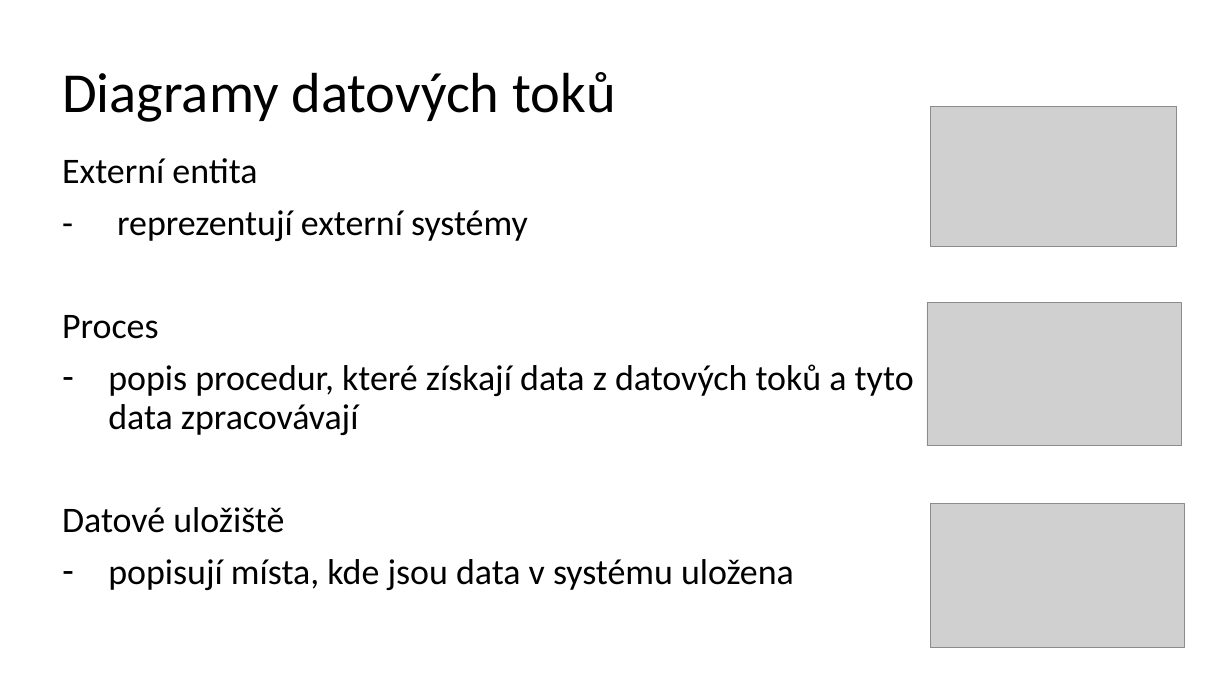
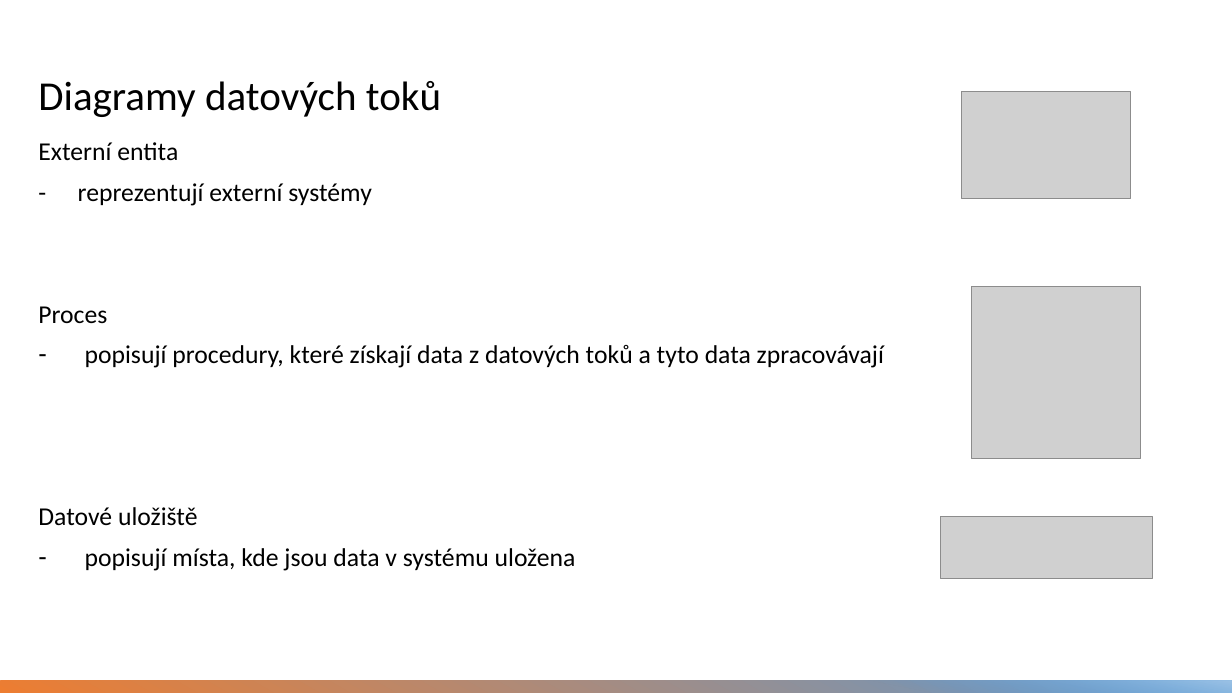
Before and after one commit to hradma10/6.semestr, a slide deck: slide 4 of SBP/Prezentace SBP Hradílek.pptx. Drawn at 1232x693 pixels with LibreOffice and Linux fonts; fonts in the diff are those of the drawing; grey boxes stand for pictures. Boxes give left, top, right and bottom in pixels: in the first picture for what was removed or moved away, otherwise in the second. Text is boxed around its words. In the diff, an @@ line names an element or a change of style, - is before the commit and + after.

```diff
--- a/SBP/Prezentace SBP Hradílek.pptx
+++ b/SBP/Prezentace SBP Hradílek.pptx
@@ title "Diagramy datových toků": place and size @@
-title "Diagramy datových toků" at bbox=[62, 72, 615, 122]
+title "Diagramy datových toků" at bbox=[38, 81, 441, 117]
@@ title "Diagramy datových toků" at bbox=[38, 81, 441, 117]: size 44 to 32 pt; vertical alignment middle to bottom @@
@@ picture: place and size @@
-picture at bbox=[932, 106, 1177, 247]
+picture at bbox=[962, 91, 1131, 199]
@@ text "Externí entita": place and size @@
-text "Externí entita" at bbox=[62, 158, 914, 590]
+text "Externí entita" at bbox=[38, 142, 884, 571]
@@ text at bbox=[38, 142, 576, 571]: size 28 to 20 pt in "Externí entita", "- reprezentují externí systémy", "Proces", "Datové uložiště" and 1 more places @@
@@ picture: place and size @@
-picture at bbox=[927, 302, 1181, 445]
+picture at bbox=[972, 287, 1141, 459]
@@ text at bbox=[85, 345, 884, 368]: text changed; size 28 to 20 pt @@
-– popis procedur, které získají data z datových toků a tyto data zpracovávají
+– popisují procedury, které získají data z datových toků a tyto data zpracovávají
@@ picture: place and size @@
-picture at bbox=[931, 504, 1185, 647]
+picture at bbox=[941, 517, 1153, 579]
@@ rectangle added at bbox=[0, 681, 1232, 693], fill gradient #ED7D31 to #5B9BD5 @@
@@ rectangle added at bbox=[850, 681, 1232, 693], fill gradient #5B9BD5 to #9DC3E6 @@
```
Also in this commit, not shown: 11 other slides changed, 2 slides added, 6 other files.
